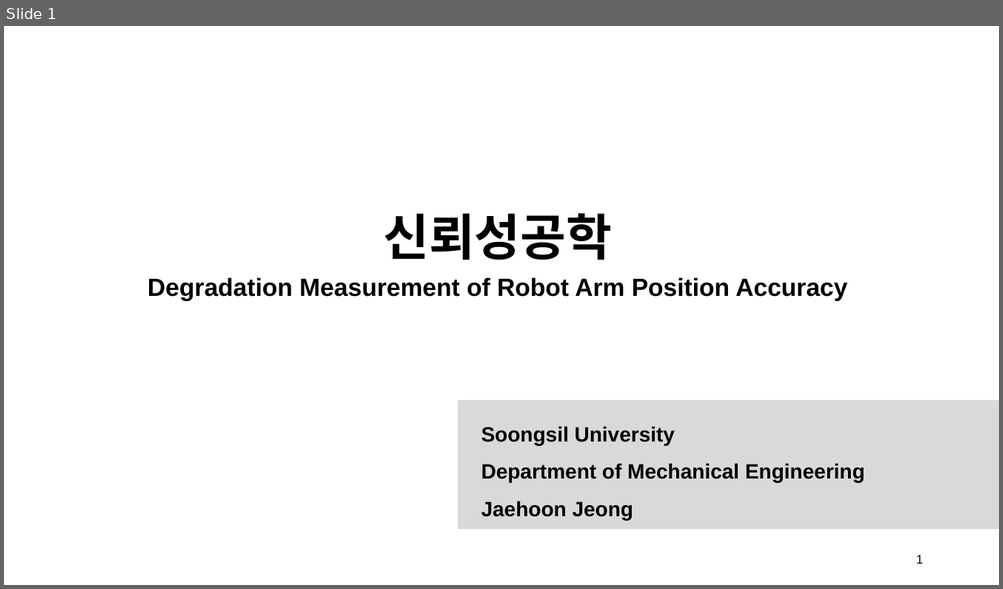
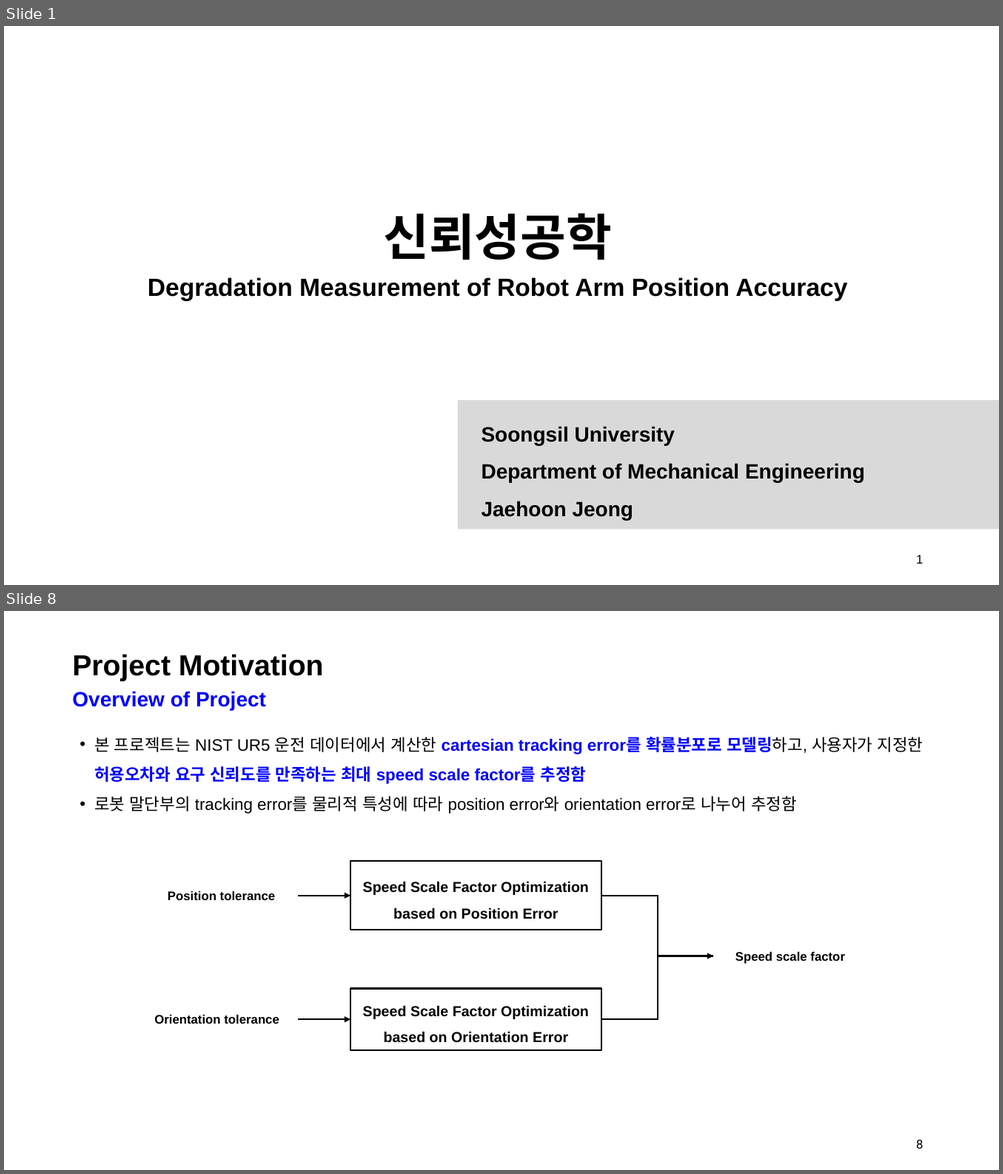
Before and after one commit to hoon001218/reliability_final_project, a slide deck: final_project.pptx. Shown one above the other, each under a label of ours: slide 1 before the commit, slides 1 and 8 after it; the slides between them are not shown. The pictures are 1003x589 and 1003x1174 pixels, drawn with LibreOffice and Linux fonts; fonts in the diff are those of the drawing; background and template pictures are left out. Boxes give left, top, right and bottom in pixels: in the first picture for what was removed or moved away, otherwise in the second. Text is boxed around its words. In the diff, an @@ line names an element or a change of style, - is before the commit and + after.

```diff
--- a/final_project.pptx
+++ b/final_project.pptx
@@ slide 8 added at box(4, 611, 999, 1170), background #FFFFFF @@
@@ title added at box(72, 654, 324, 681), 28 pt, text #000000, bold @@
+Project Motivation
@@ text added at box(72, 691, 266, 710), 20 pt, text #0000FF, bold @@
+Overview of Project
@@ text added at box(94, 737, 923, 814), 16 pt, text #000000 @@
+• 본 프로젝트는 NIST UR5 운전 데이터에서 계산한 cartesian tracking error를 확률분포로 모델링하고, 사용자가 지정한 허용오차와 요구 신뢰도를 만족하는 최대 speed scale factor를 추정함
+• 로봇 말단부의 tracking error를 물리적 특성에 따라 position error와 orientation error로 나누어 추정함
@@ group added at box(154, 861, 845, 1051): 3 texts, 2 rectangles, 2 arrows, 1 elbow arrow, 1 elbow line @@
+Speed Scale Factor Optimization based on Position Error
+Speed Scale Factor Optimization based on Orientation Error
+Position tolerance
+Orientation tolerance
+Speed scale factor
@@ page number added at box(916, 1140, 922, 1149), 12 pt, text #000000 @@
+8
```
Also in this commit, not shown: 1 slide changed, 7 other slides added, 3 slides removed, 30 other files.
